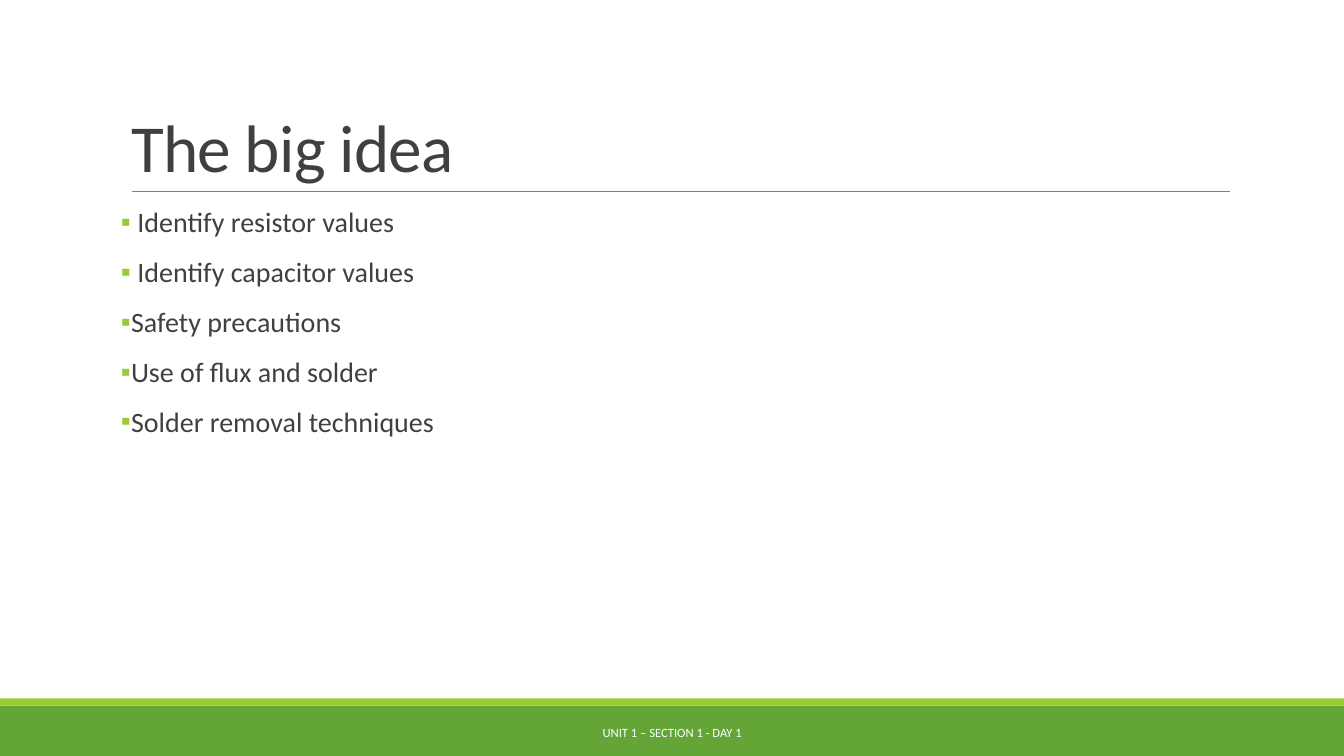
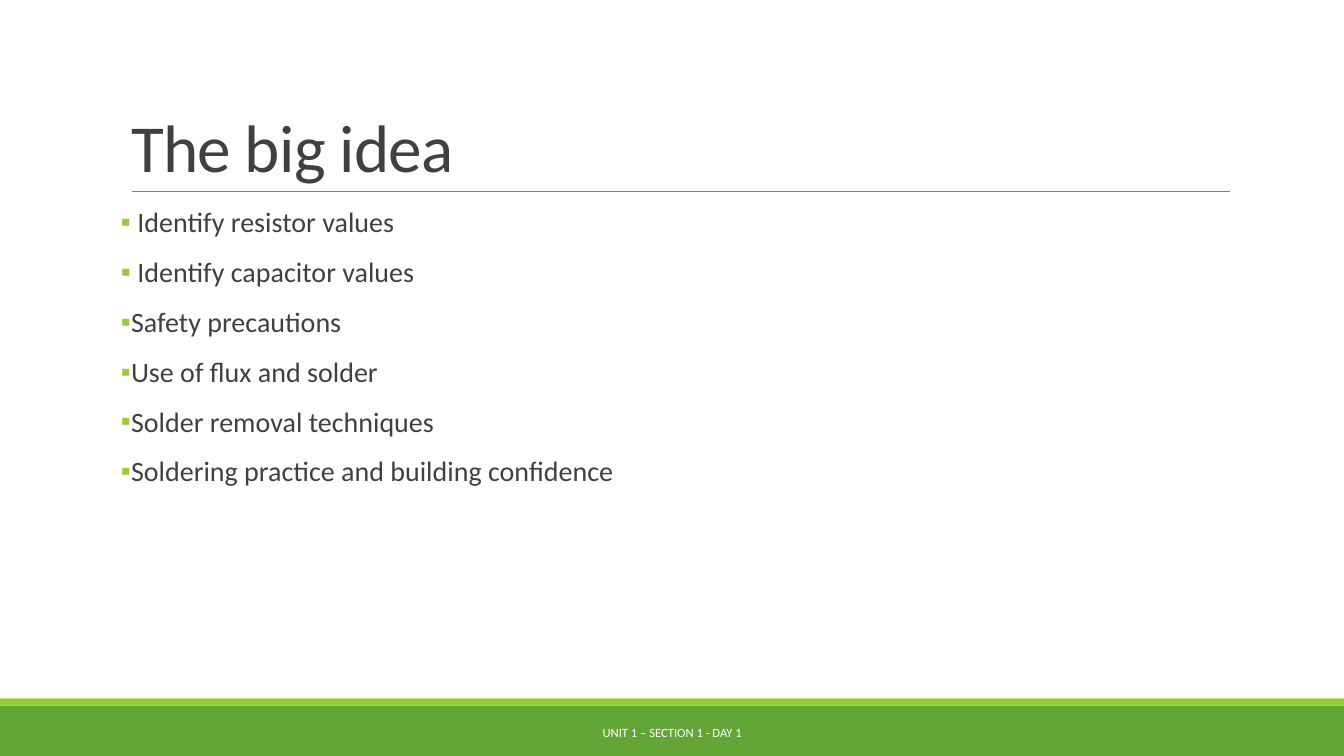
Before and after one commit to nickvertucci/Technology-Education-Curriculum, a slide deck: slide 4 of High School/Modern Electricity and Electronics/Unit 2 - Electrical Circuits, Devices, Soldering/Section 3 - Introduction to Soldering/Assets/Unit 2 - Section 3 - Introduction to soldering.pptx. Drawn at 1344x756 pixels with LibreOffice and Linux fonts; fonts in the diff are those of the drawing. Boxes give left, top, right and bottom in pixels: in the first picture for what was removed or moved away, otherwise in the second. Text is boxed around its words. In the diff, an @@ line names an element or a change of style, - is before the commit and + after.

```diff
--- a/High School/Modern Electricity and Electronics/Unit 2 - Electrical Circuits, Devices, Soldering/Section 3 - Introduction to Soldering/Assets/Unit 2 - Section 3 - Introduction to soldering.pptx
+++ b/High School/Modern Electricity and Electronics/Unit 2 - Electrical Circuits, Devices, Soldering/Section 3 - Introduction to Soldering/Assets/Unit 2 - Section 3 - Introduction to soldering.pptx
@@ text at (131,461,613,486): paragraph added @@
+▪ Soldering practice and building confidence
```
Also in this commit, not shown: 1 other slide changed, 1 slide added, 3 other files.
